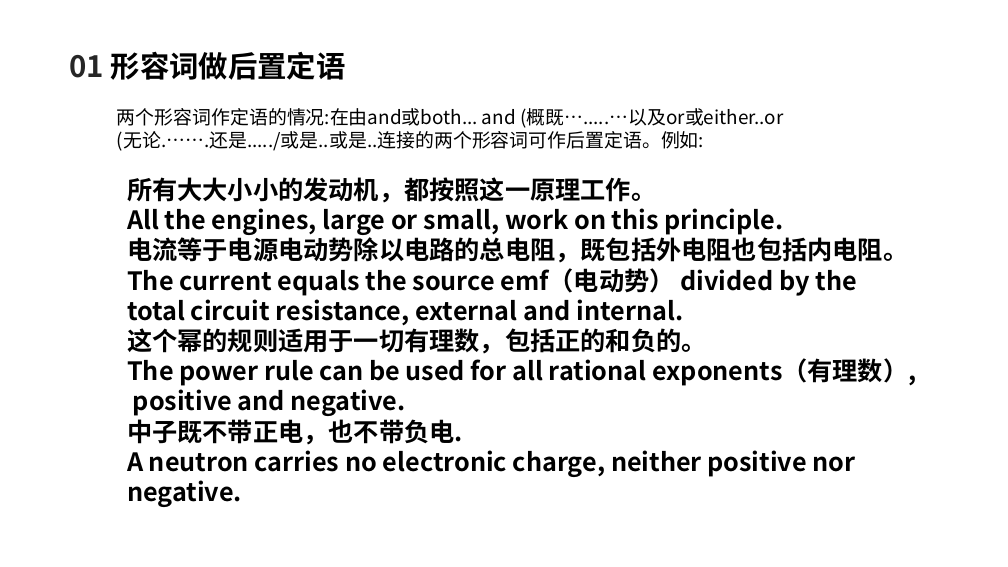
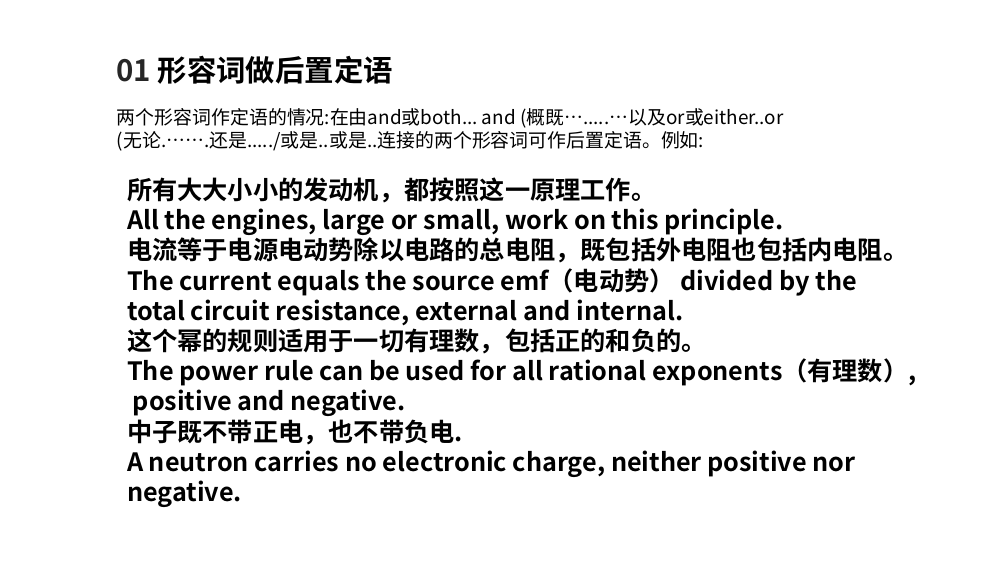
Before and after one commit to 164K/Shiyongkejiyingyufanyi, a slide deck: slide 9 of 杨派形容词.pptx. Drawn at 1008x567 pixels with LibreOffice and Linux fonts; fonts in the diff are those of the drawing; background and template pictures are left out. Boxes give left, top, right and bottom in pixels: in the first picture for what was removed or moved away, otherwise in the second. Text is boxed around its words. In the diff, an @@ line names an element or a change of style, - is before the commit and + after.

```diff
--- a/杨派形容词.pptx
+++ b/杨派形容词.pptx
@@ text "01 形容词做后置定语" moved from (x1=69, y1=51, x2=346, y2=80) to (x1=117, y1=55, x2=393, y2=84) @@
```
Also in this commit, not shown: 4 other slides changed, 1 slide removed, 10 other files.
